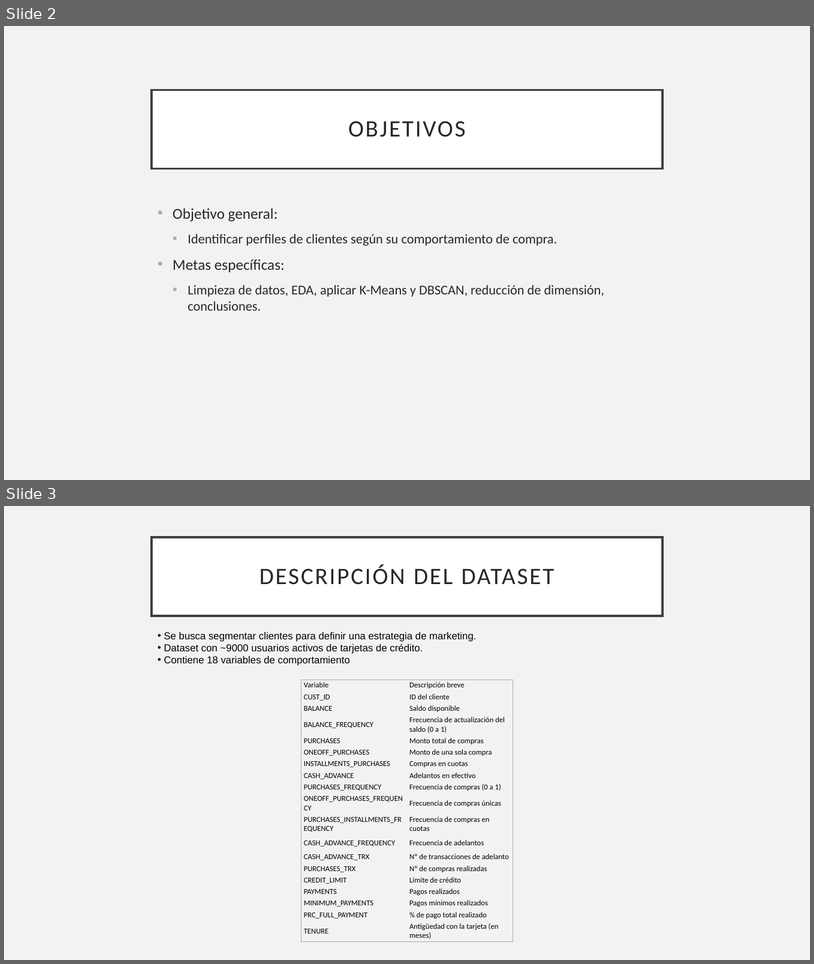
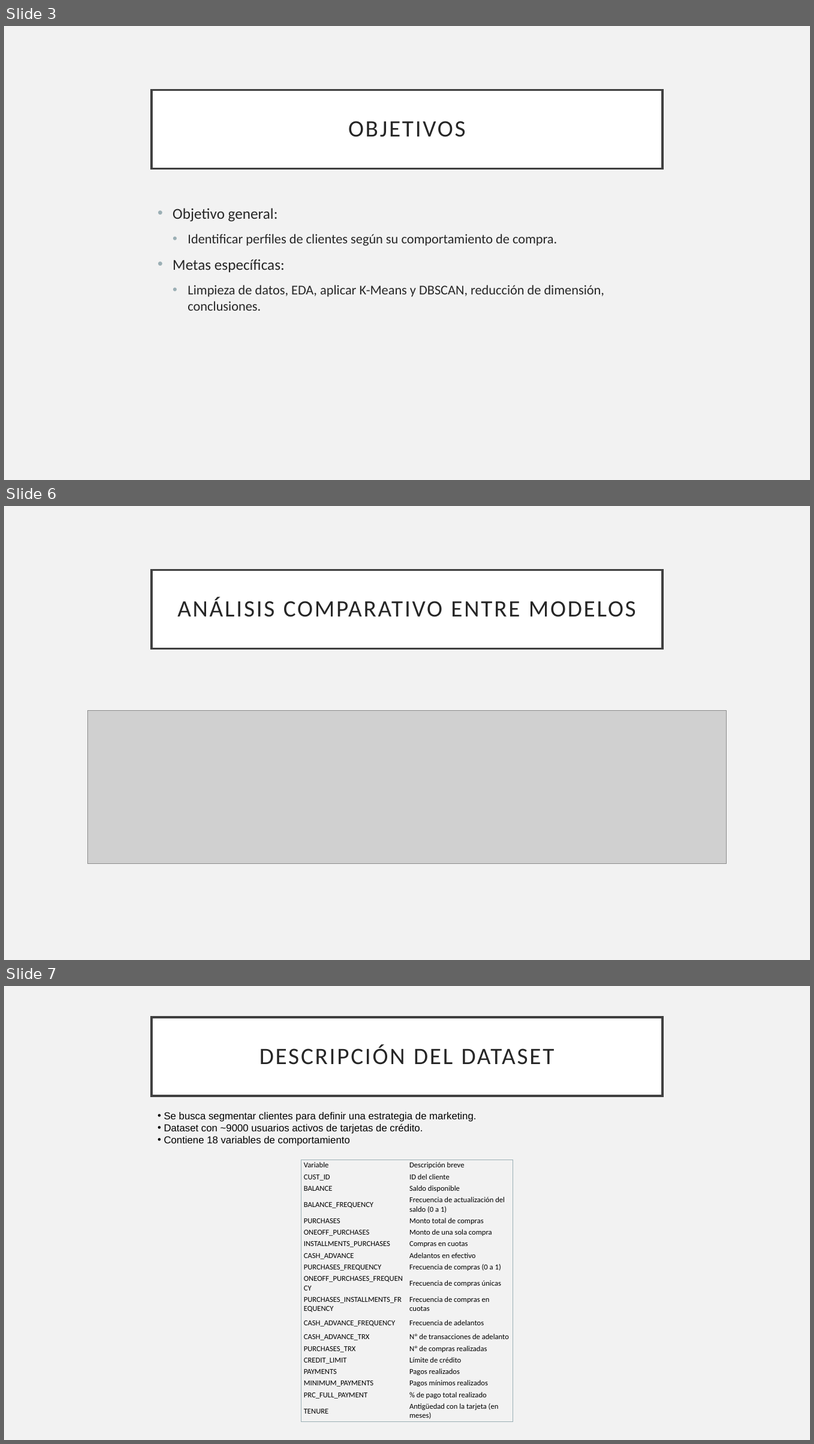
Before and after one commit to luisbustamante21/Deber_Semana_3, a slide deck: Presentación técnica/Presentacion Tarea 3.pptx. Shown one above the other, each under a label of ours: slides 2 and 3 before the commit, slides 3, 6 and 7 after it; the slides between them are not shown. The pictures are 814x964 and 814x1444 pixels, drawn with LibreOffice and Linux fonts; fonts in the diff are those of the drawing; grey boxes stand for pictures. Boxes give left, top, right and bottom in pixels: in the first picture for what was removed or moved away, otherwise in the second. Text is boxed around its words. In the diff, an @@ line names an element or a change of style, - is before the commit and + after.

```diff
--- a/Presentación técnica/Presentacion Tarea 3.pptx
+++ b/Presentación técnica/Presentacion Tarea 3.pptx
@@ slide 6 added at [4, 506, 810, 960], background #F2F2F2 @@
@@ title added at [152, 570, 663, 648], fill #FFFFFF, outline #404040 2.5 pt, 28 pt, text #262626 @@
+ANÁLISIS COMPARATIVO ENTRE MODELOS
@@ picture added at [87, 711, 726, 864] @@
@@ what was slide 2 is now slide 3 @@
@@ what was slide 3 is now slide 7 @@
```
Also in this commit, not shown: 3 other slides added.
